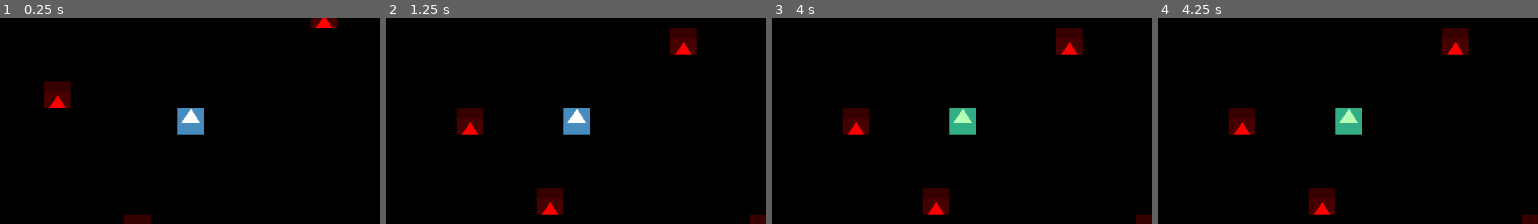
Above: before the commit, frames 1-4 (left to right).
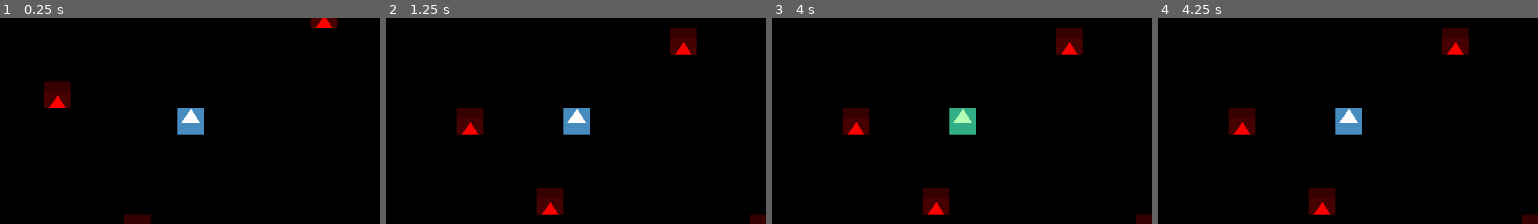
Above: after the commit, the same moments.

Repository: deengames-prototypes/roguelike-base
Game: Godot game, scene res://contexts/core/scenes/CoreGameScene.tscn
The game is run twice, just before and just after one commit, with the same random seed, the same clock (stepped at 60 frames per second) and the same inputs. The engine's default icon, where the game draws it, is replaced by a stand-in: a white triangle on a blue panel in a dark square.
Inputs:
- Up to frame 1 (0.25 s): no input
- Up to frame 2 (1.25 s): tap Enter (ui_accept) at 0.5, 0.77 s; tap F (fire_projectile) at 0.6 s
- Up to frame 3 (4 s): tap F (fire_projectile) every 0.75 s from 1.35 to 3.6 s; tap Enter (ui_accept) at 1.52, 2, 2.75, 3.02, 3.5, 3.77 s
- Up to frame 4 (4.25 s): tap Escape (ui_cancel) at 4.15 s
The pictures show only the part of the screen within x 13-63%, y 31-81%; the shares and areas given below are measured in that part.

Frames 1-3 are identical in both runs. In frame 4, 0.9% of the frame differs, in the area x 46-54%, y 43-57%.

Commit message:
Primitive, but working, aiming reticule.
Ray2D didn't work within a shape, so Area2D for the win.

Diff:
--- a/source/contexts/core/scenes/ui/Aimer.gd
+++ b/source/contexts/core/scenes/ui/Aimer.gd
@@ -1,6 +1,38 @@
 extends Node2D
 
-signal picked_target(who)
+signal picked_target(who) # null = cancelled
+
+const TILE_SIZE:int = 32
+
+var player
+var target
+
+var direction_vectors = {
+	"right": Vector2.RIGHT,
+	"left": Vector2.LEFT,
+	"up": Vector2.UP,
+	"down": Vector2.DOWN
+}
+
+func _ready() -> void:
+	player = get_tree().get_first_node_in_group("Player")
 
 func _process(_delta: float) -> void:
-	pass
+	if Input.is_action_just_pressed("ui_cancel"):
+		picked_target.emit(null) # cancelled
+
+	for direction in direction_vectors:
+		if Input.is_action_just_pressed("ui_%s" % direction):
+			self.position += direction_vectors[direction] * TILE_SIZE
+
+	if Input.is_action_just_pressed("fire_projectile") and target != null and target != player:
+		picked_target.emit(target)
+
+func _on_area_entered(area: Area2D) -> void:
+	if area == player:
+		return
+
+	target = area
+
+func _on_area_exited(area: Area2D) -> void:
+	target = null
--- a/source/contexts/core/scenes/ui/Aimer.tscn
+++ b/source/contexts/core/scenes/ui/Aimer.tscn
@@ -1,10 +1,20 @@
-[gd_scene load_steps=2 format=3 uid="uid://b4y44s6p6luoh"]
+[gd_scene load_steps=3 format=3 uid="uid://b4y44s6p6luoh"]
 
 [ext_resource type="Script" path="res://contexts/core/scenes/ui/Aimer.gd" id="1_3w230"]
 
-[node name="Aimer" type="Node2D"]
+[sub_resource type="RectangleShape2D" id="RectangleShape2D_j2mmn"]
+size = Vector2(30, 30)
+
+[node name="Aimer" type="Area2D"]
 script = ExtResource("1_3w230")
+
+[node name="CollisionShape2D" type="CollisionShape2D" parent="."]
+position = Vector2(16, 16)
+shape = SubResource("RectangleShape2D_j2mmn")
 
 [node name="Polygon2D" type="Polygon2D" parent="."]
 color = Color(0, 1, 0, 0.294118)
 polygon = PackedVector2Array(0, 0, 32, 0, 32, 32, 0, 32)
+
+[connection signal="area_entered" from="." to="." method="_on_area_entered"]
+[connection signal="area_exited" from="." to="." method="_on_area_exited"]
